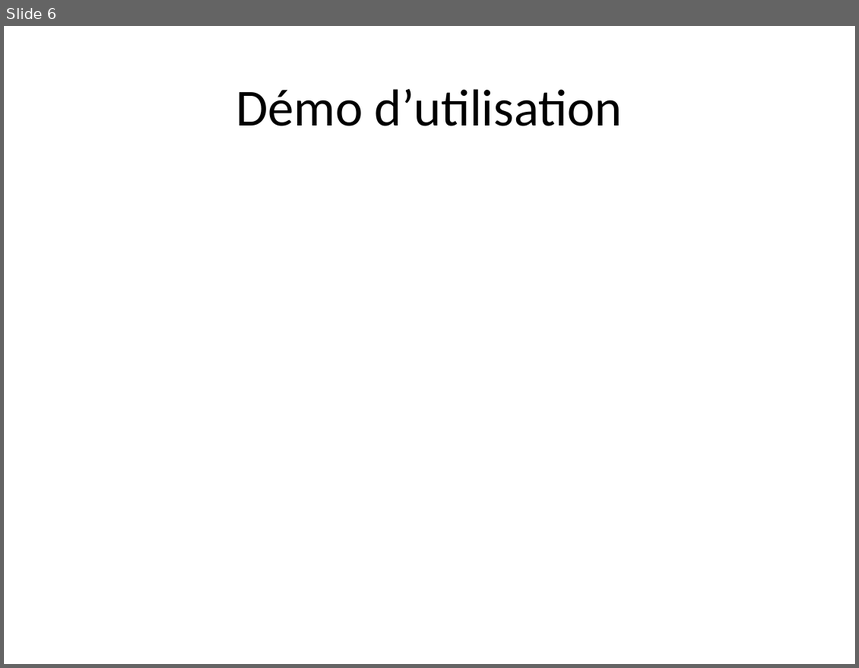
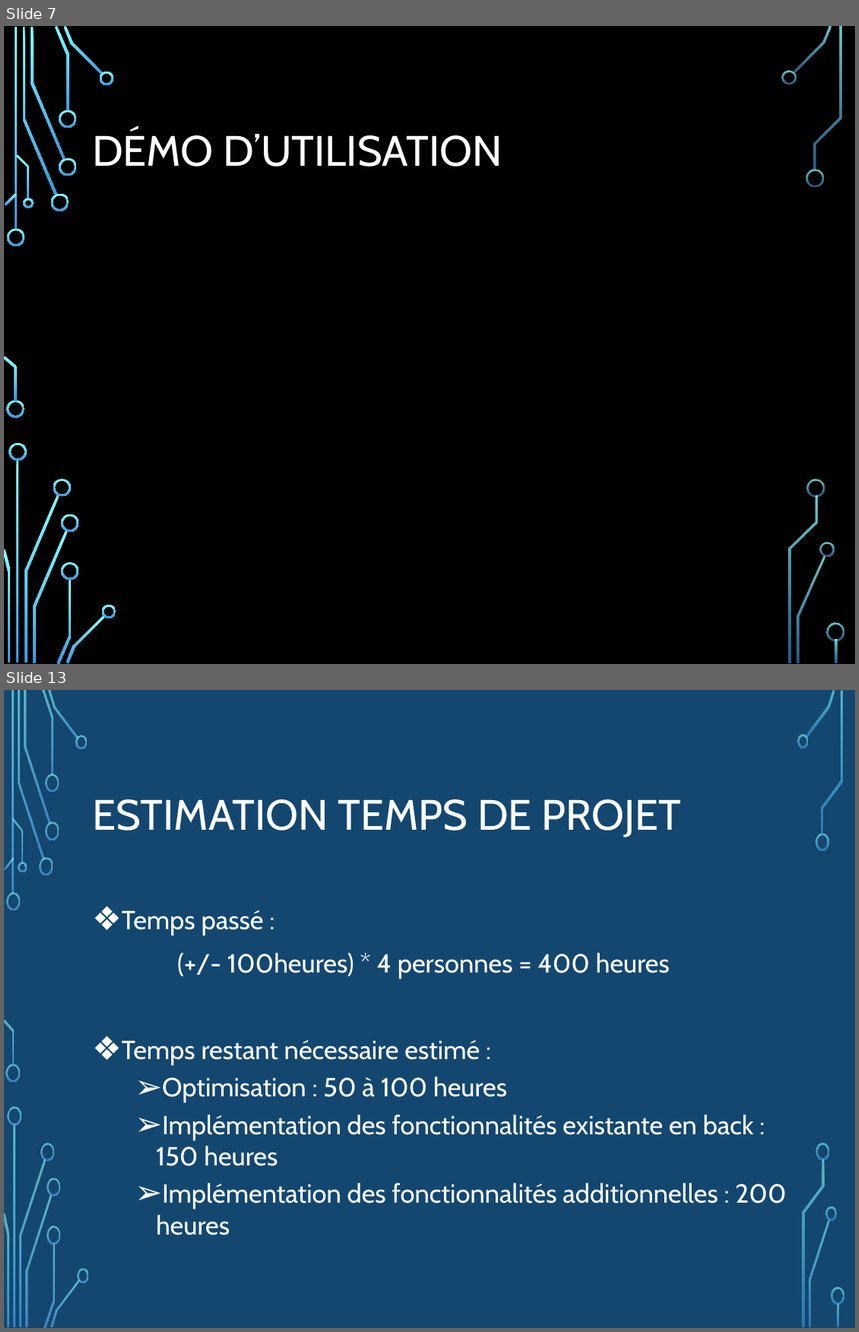
Before and after one commit to NicoPerret/projet-echec, a slide deck: Diapo présentation projet.pptx. Shown one above the other, each under a label of ours: slide 6 before the commit, slides 7 and 13 after it; the slides between them are not shown. The pictures are 859x668 and 859x1332 pixels, drawn with LibreOffice and Linux fonts; fonts in the diff are those of the drawing; background and template pictures are left out. Boxes give left, top, right and bottom in pixels: in the first picture for what was removed or moved away, otherwise in the second. Text is boxed around its words. In the diff, an @@ line names an element or a change of style, - is before the commit and + after.

```diff
--- a/Diapo présentation projet.pptx
+++ b/Diapo présentation projet.pptx
@@ slide 13 added at (x1=4, y1=690, x2=855, y2=1328), background picture (left out); not listed: 17 template elements that a slide beside it also shows @@
@@ rectangle added at (x1=4, y1=690, x2=855, y2=1328), fill #134770 @@
@@ title added at (x1=92, y1=799, x2=681, y2=837), 36 pt, text #FFFFFF @@
+ESTIMATION TEMPS DE PROJET
@@ text added at (x1=122, y1=910, x2=786, y2=1236), 22.2 pt, text #FFFFFF @@
+❖ Temps passé :
+(+/- 100heures) * 4 personnes = 400 heures
+❖ Temps restant nécessaire estimé :
+  ➢ Optimisation : 50 à 100 heures
+  ➢ Implémentation des fonctionnalités existante en back : 150 heures
+  ➢ Implémentation des fonctionnalités additionnelles : 200 heures
@@ group added at (x1=4, y1=690, x2=88, y2=1328): 24 freeform shapes, 2 rectangles @@
@@ group added at (x1=797, y1=690, x2=845, y2=1328): 9 freeform shapes, 1 rectangle @@
@@ what was slide 6 is now slide 7 @@
@@ slide 7 changed as well @@
@@ background #FFFFFF to picture (left out) @@
@@ title at (x1=92, y1=129, x2=503, y2=167): text changed; size 44 to 36 pt; font Calibri to Cabin; text colour #000000 to #FFFFFF @@
-Démo d’utilisation
+DÉMO D’UTILISATION
@@ group added at (x1=4, y1=26, x2=844, y2=664): 33 freeform shapes, 3 rectangles @@
```
Also in this commit, not shown: 4 other slides changed, 9 other slides added, 2 slides removed.
